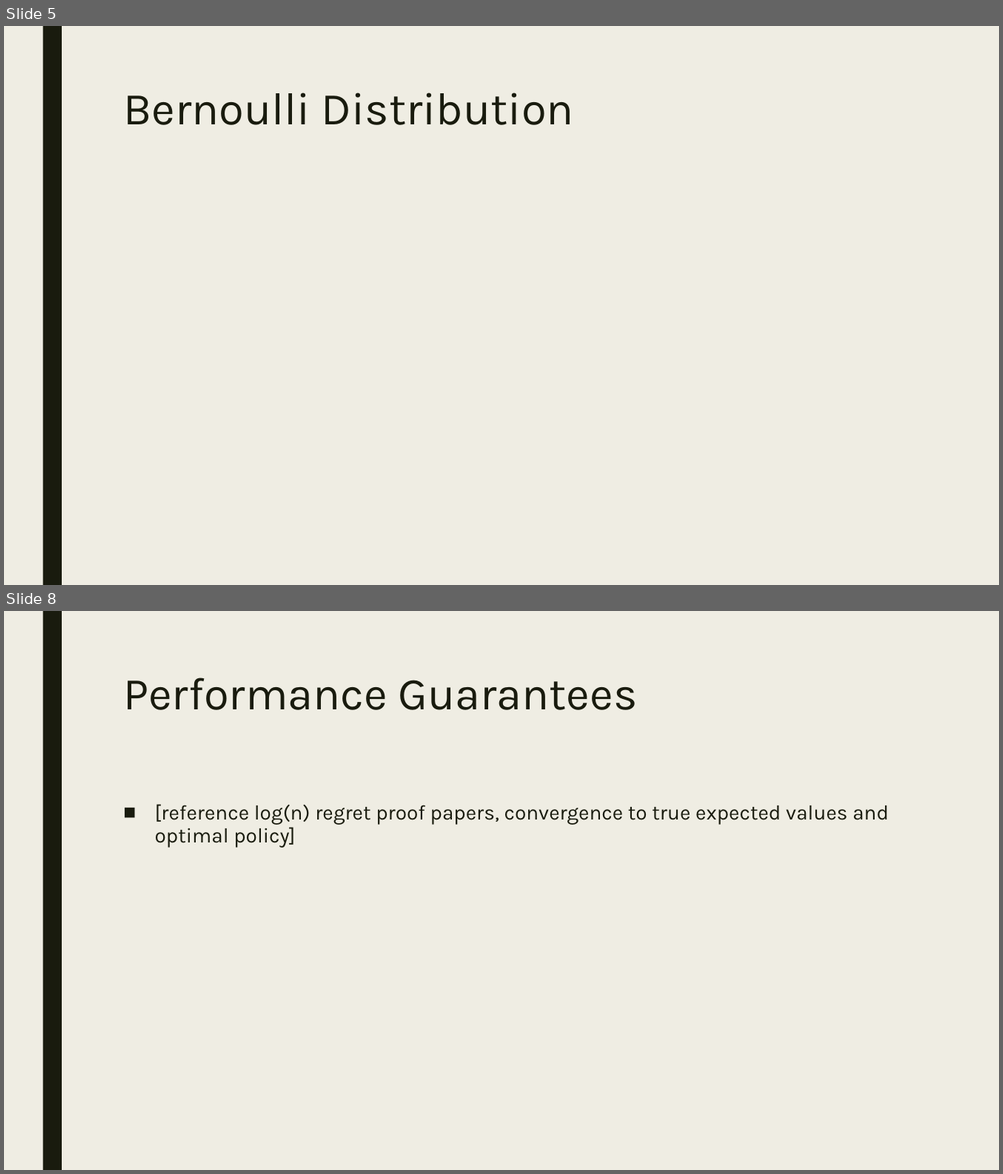
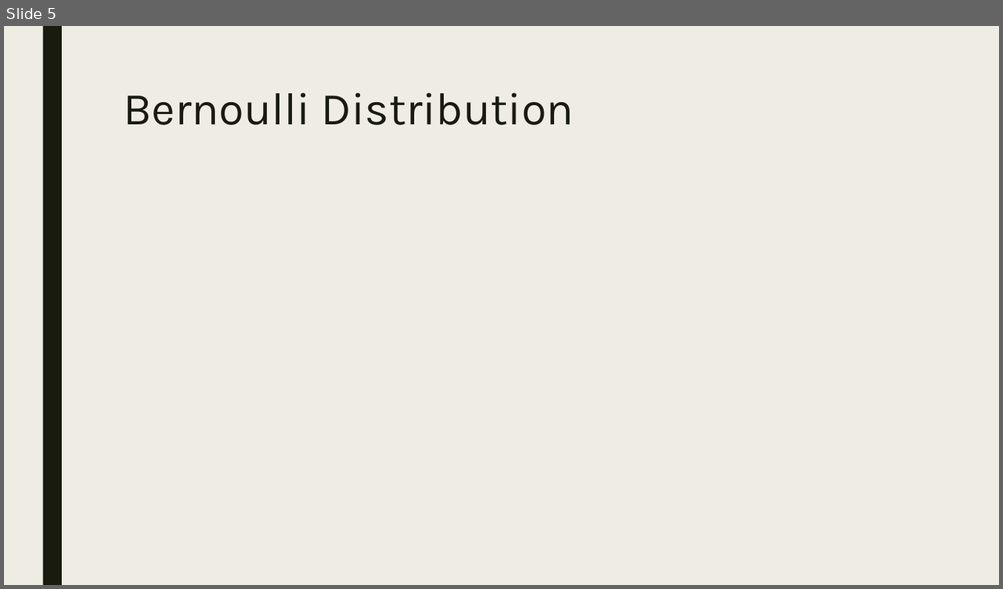
Before and after one commit to CourseReps/ECEN689-Fall2018, a slide deck: Students/mason-rumuly/tutorial/Thompson Sampling.pptx. Shown one above the other, each under a label of ours: slides 5 and 8 before the commit, slide 5 after it; the slides between them are not shown. The pictures are 1003x1174 and 1003x589 pixels, drawn with LibreOffice and Linux fonts; fonts in the diff are those of the drawing. Boxes give left, top, right and bottom in pixels: in the first picture for what was removed or moved away, otherwise in the second. Text is boxed around its words. In the diff, an @@ line names an element or a change of style, - is before the commit and + after.

```diff
--- a/Students/mason-rumuly/tutorial/Thompson Sampling.pptx
+++ b/Students/mason-rumuly/tutorial/Thompson Sampling.pptx
@@ slide 8 removed at (4, 611, 999, 1170), background #EFEDE3; not listed: 1 template element that a slide beside it also shows @@
@@ title removed at (123, 678, 637, 710) @@
-Performance Guarantees
@@ text removed at (155, 804, 888, 848) @@
-■ [reference log(n) regret proof papers, convergence to true expected values and optimal policy]
```
Also in this commit, not shown: 3 slides changed, 4 slides added, 2 other slides removed.
